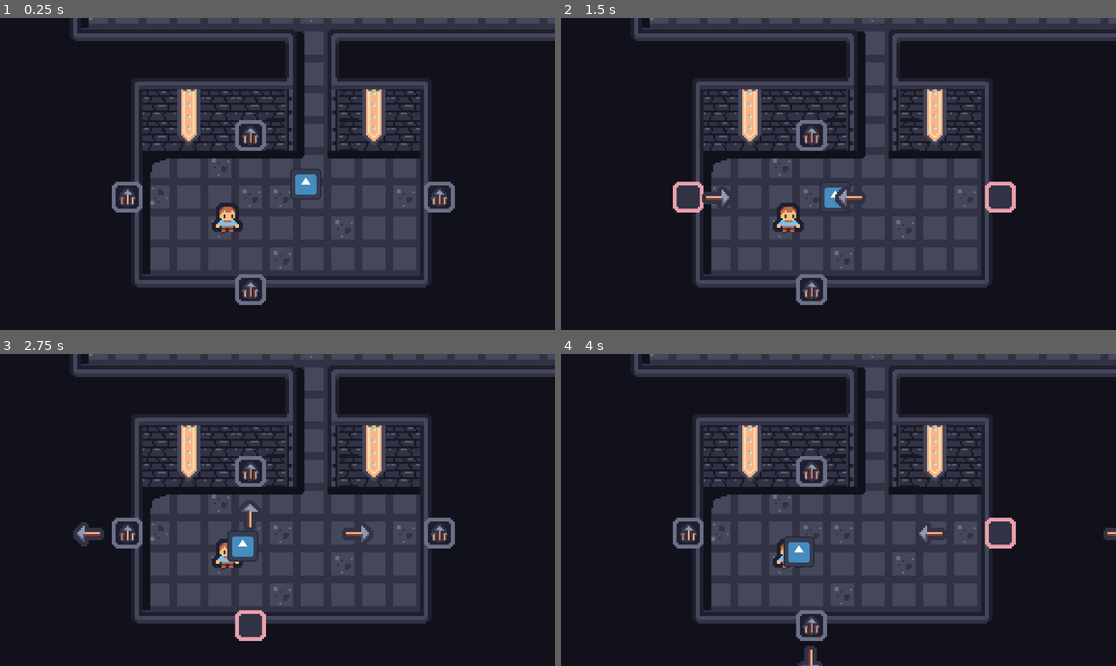
Above: before the commit, frames 1-4 (two rows, left to right).
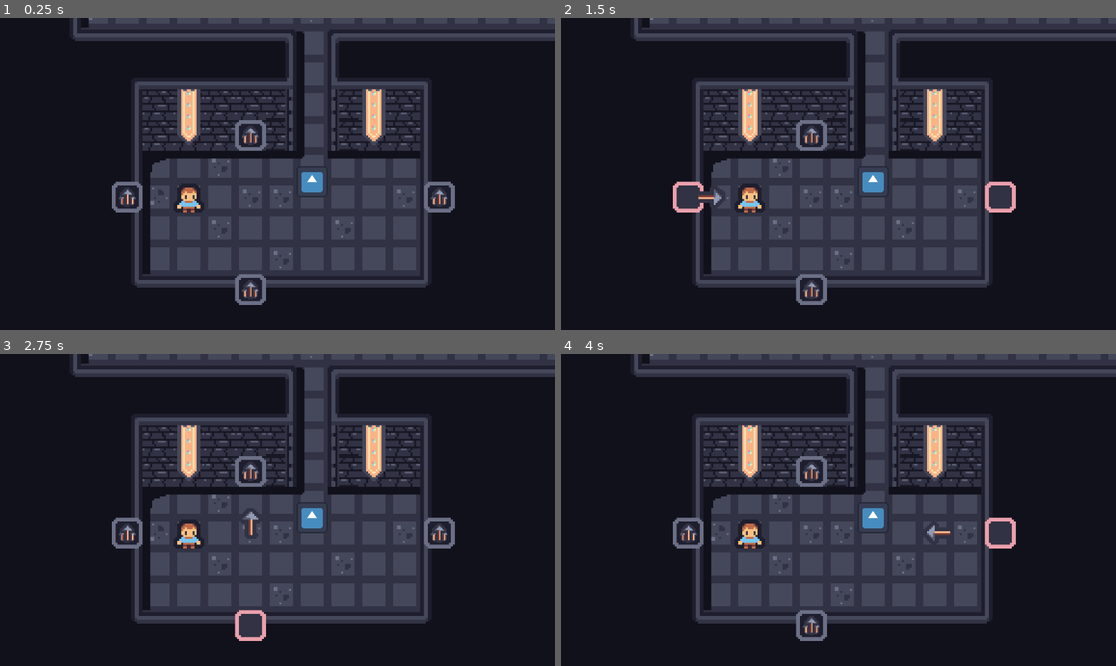
Above: after the commit, the same moments.

Repository: DoubleDotStudios/Shadowkeep
Game: Godot game, scene res://Places/test.tscn
Same seed, same stepped clock (60 frames per second), same inputs: the game is played once before the commit and once after it. This scene is started directly instead of the project's main scene. The engine's default icon, where the game draws it, is replaced by a stand-in: a white triangle on a blue panel in a dark square.
Inputs (mouse positions are in pixels of both pictures, inside the frame that each line leads up to):
- Up to frame 1 (0.25 s): no input
- Up to frame 2 (1.5 s): click (999, 195) at 0.5 s; click (688, 195) at 1.25 s
- Up to frame 3 (2.75 s): click (249, 625) at 2 s
- Up to frame 4 (4 s): click (810, 472) at 2.75 s; click (999, 531) at 3.5 s

The runs differ from the first frame. In frame 1, 1.0% of the frame differs, in the area x 31-59%, y 47-69%; in frame 2, 1.3%; in frame 3, 1.6%, in the area x 13-67%, y 47-69%; in frame 4, 1.4%.

Commit message:
Fixed the health/damage system

Diff:
--- a/Components/DamageComponent.gd
+++ b/Components/DamageComponent.gd
@@ -5,18 +5,19 @@
 @export_enum("Hit", "Hurt") var type = "Hurt"
 @export var damage: int = 0
 
-signal attacked
-signal damaged
+signal attacked()
+signal damaged()
+
 
 func hurt(area: Area2D):
-	health.hp -= area.damage
-	emit_signal("damaged")
+	self.health.hp -= area.damage
+	self.damaged.emit()
 
 func hit(area: Area2D):
-	area.health.hp -= damage
-	emit_signal("attacked")
+	area.health.hp -= self.damage
+	self.attacked.emit()
 
 func _on_area_entered(area: Area2D) -> void:
-	if area.name == "DamageComponent":
-		if type == "Hurt" && area.type == "Hit": hurt(area)
-		elif type == "Hit" && area.type == "Hurt": hit(area)
+	if area.name.contains("DamageComponent"):
+		if self.type == "Hurt" && area.type == "Hit": hurt(area)
+		elif self.type == "Hit" && area.type == "Hurt": hit(area)
--- a/Components/HealthComponent.gd
+++ b/Components/HealthComponent.gd
@@ -5,6 +5,6 @@
 
 signal defeat
 
-func _process(delta: float) -> void:
+func _process(_delta: float) -> void:
 	if hp <= 0:
 		emit_signal("defeat")
--- a/Entities/Adventurer.gd
+++ b/Entities/Adventurer.gd
@@ -137,15 +137,6 @@
 
 
 func _on_damage_component_damaged() -> void:
-	print($"Health Component".hp)
-
-	var timer: Timer = Timer.new()
-	add_child(timer)
-	$CollisionShape2D.set_deferred("disabled", true)
-	$"Damage Component/CollisionShape2D".set_deferred("disabled", true)
-
-	timer.start(1.5)
-	await timer.timeout
-
-	$CollisionShape2D.set_deferred("disabled", false)
-	$"Damage Component/CollisionShape2D".set_deferred("disabled", false)
+	$AnimationTree.active = false
+	$AnimationPlayer.call_deferred("play", "Hit")
+	$AnimationTree.active = true
--- a/Entities/Adventurer.tscn
+++ b/Entities/Adventurer.tscn
@@ -76,6 +76,66 @@
 "update": 0,
 "values": [Vector2(1, 1)]
 }
+tracks/2/type = "value"
+tracks/2/imported = false
+tracks/2/enabled = true
+tracks/2/path = NodePath("CollisionShape2D:disabled")
+tracks/2/interp = 1
+tracks/2/loop_wrap = true
+tracks/2/keys = {
+"times": PackedFloat32Array(0),
+"transitions": PackedFloat32Array(1),
+"update": 1,
+"values": [false]
+}
+tracks/3/type = "value"
+tracks/3/imported = false
+tracks/3/enabled = true
+tracks/3/path = NodePath(".:modulate")
+tracks/3/interp = 1
+tracks/3/loop_wrap = true
+tracks/3/keys = {
+"times": PackedFloat32Array(-0.0333333),
+"transitions": PackedFloat32Array(1),
+"update": 0,
+"values": [Color(1, 1, 1, 1)]
+}
+tracks/4/type = "value"
+tracks/4/imported = false
+tracks/4/enabled = true
+tracks/4/path = NodePath(".:navigating")
+tracks/4/interp = 1
+tracks/4/loop_wrap = true
+tracks/4/keys = {
+"times": PackedFloat32Array(0),
+"transitions": PackedFloat32Array(1),
+"update": 1,
+"values": [false]
+}
+tracks/5/type = "value"
+tracks/5/imported = false
+tracks/5/enabled = true
+tracks/5/path = NodePath("Damage Component:monitoring")
+tracks/5/interp = 1
+tracks/5/loop_wrap = true
+tracks/5/keys = {
+"times": PackedFloat32Array(0),
+"transitions": PackedFloat32Array(1),
+"update": 1,
+"values": [true]
+}
+tracks/6/type = "value"
+tracks/6/imported = false
+tracks/6/enabled = true
+tracks/6/path = NodePath("Damage Component:monitorable")
+tracks/6/interp = 1
+tracks/6/loop_wrap = true
+tracks/6/keys = {
+"times": PackedFloat32Array(0),
+"transitions": PackedFloat32Array(1),
+"update": 1,
+"values": [true]
+}
 
 [sub_resource type="Animation" id="Animation_jnf4m"]
 resource_name = "Run"
@@ -167,8 +227,74 @@
 "values": [Vector2(1, 1)]
 }
 
+[sub_resource type="Animation" id="Animation_ciwps"]
+resource_name = "Hit"
+length = 1.5
+step = 0.25
+tracks/0/type = "value"
+tracks/0/imported = false
+tracks/0/enabled = true
+tracks/0/path = NodePath("CollisionShape2D:disabled")
+tracks/0/interp = 1
+tracks/0/loop_wrap = true
+tracks/0/keys = {
+"times": PackedFloat32Array(0, 1.5),
+"transitions": PackedFloat32Array(1, 1),
+"update": 1,
+"values": [true, false]
+}
+tracks/1/type = "value"
+tracks/1/imported = false
+tracks/1/enabled = true
+tracks/1/path = NodePath(".:modulate")
+tracks/1/interp = 1
+tracks/1/loop_wrap = true
+tracks/1/keys = {
+"times": PackedFloat32Array(0.25, 0.5, 0.75, 1, 1.25, 1.5),
+"transitions": PackedFloat32Array(1, 1, 1, 1, 1, 1),
+"update": 1,
+"values": [Color(1, 1, 1, 0), Color(1, 1, 1, 1), Color(1, 1, 1, 0), Color(1, 1, 1, 1), Color(1, 1, 1, 0), Color(1, 1, 1, 1)]
+}
+tracks/2/type = "value"
+tracks/2/imported = false
+tracks/2/enabled = true
+tracks/2/path = NodePath(".:navigating")
+tracks/2/interp = 1
+tracks/2/loop_wrap = true
+tracks/2/keys = {
+"times": PackedFloat32Array(0, 1.5),
+"transitions": PackedFloat32Array(1, 1),
+"update": 1,
+"values": [false, true]
+}
+tracks/3/type = "value"
+tracks/3/imported = false
+tracks/3/enabled = true
+tracks/3/path = NodePath("Damage Component:monitoring")
+tracks/3/interp = 1
+tracks/3/loop_wrap = true
+tracks/3/keys = {
+"times": PackedFloat32Array(0, 1.5),
+"transitions": PackedFloat32Array(1, 1),
+"update": 1,
+"values": [false, true]
+}
+tracks/4/type = "value"
+tracks/4/imported = false
+tracks/4/enabled = true
+tracks/4/path = NodePath("Damage Component:monitorable")
+tracks/4/interp = 1
+tracks/4/loop_wrap = true
+tracks/4/keys = {
+"times": PackedFloat32Array(0, 1.5),
+"transitions": PackedFloat32Array(1, 1),
+"update": 1,
+"values": [false, true]
+}
+
 [sub_resource type="AnimationLibrary" id="AnimationLibrary_bvv7m"]
 _data = {
+"Hit": SubResource("Animation_ciwps"),
 "Idle": SubResource("Animation_6uvl6"),
 "RESET": SubResource("Animation_vyuh2"),
 "Run": SubResource("Animation_jnf4m"),
@@ -250,7 +376,7 @@
 active = false
 tree_root = SubResource("AnimationNodeBlendSpace1D_k077m")
 anim_player = NodePath("../AnimationPlayer")
-parameters/blend_position = 0.0853122
+parameters/blend_position = 0.3088
 
 [connection signal="body_entered" from="Ranges/Close" to="." method="_on_close_body_entered"]
 [connection signal="body_exited" from="Ranges/Close" to="." method="_on_close_body_exited"]
--- a/Entities/Boss.tscn
+++ b/Entities/Boss.tscn
@@ -13,5 +13,9 @@
 [node name="DamageComponent" type="Area2D" parent="."]
 script = ExtResource("2_275vi")
 
+[node name="DamageComponent2" type="Area2D" parent="." node_paths=PackedStringArray("health")]
+script = ExtResource("2_275vi")
+health = NodePath("../HealthComponent")
+
 [node name="HealthComponent" type="Node" parent="."]
 script = ExtResource("3_cb4h3")
--- a/Entities/Wizard.gd
+++ b/Entities/Wizard.gd
@@ -8,38 +8,38 @@
 	nav.target_position = adventurer.global_position
 	self.state = State.Chase
 
-func _process(delta: float) -> void:
-	if self.state == State.Defeat:
-		queue_free()
-
-	if self.state == State.Chase:
-		coll.set_deferred("disabled", false)
-
-		var currPos: Vector2 = global_position
-		var nextPos: Vector2 = nav.get_next_path_position()
-
-		nav.target_position = adventurer.global_position
-
-		velocity = currPos.direction_to(nextPos) * speed * delta
-
-		move_and_slide()
-	elif self.state == State.Wait:
-		coll.set_deferred("disabled", true)
-		nav.target_position = Vector2.ZERO
-	elif self.state == State.Hit:
-		if nav.target_reached:
-			self.state = State.Chase
-
-		coll.set_deferred("disabled", true)
-		$DamageComponent/AreaShape.set_deferred("disabled", true)
-		runAway()
-
-		var currPos: Vector2 = global_position
-		var nextPos: Vector2 = nav.get_next_path_position()
-
-		velocity = currPos.direction_to(nextPos) * speed * delta
-
-		move_and_slide()
+#func _physics_process(delta: float) -> void:
+	#if self.state == State.Defeat:
+		#queue_free()
+	#
+	#if self.state == State.Chase:
+		#coll.set_deferred("disabled", false)
+		#
+		#var currPos: Vector2 = global_position
+		#var nextPos: Vector2 = nav.get_next_path_position()
+		#
+		#nav.target_position = adventurer.global_position
+		#
+		#velocity = currPos.direction_to(nextPos) * speed * delta
+		#
+		#move_and_slide()
+	#elif self.state == State.Wait:
+		#coll.set_deferred("disabled", true)
+		#nav.target_position = Vector2.ZERO
+	#elif self.state == State.Hit:
+		#if nav.target_reached:
+			#self.state = State.Chase
+		#
+		#coll.set_deferred("disabled", true)
+		#$DamageComponent/AreaShape.set_deferred("disabled", true)
+		#runAway()
+		#
+		#var currPos: Vector2 = global_position
+		#var nextPos: Vector2 = nav.get_next_path_position()
+		#
+		#velocity = currPos.direction_to(nextPos) * speed * delta
+		#
+		#move_and_slide()
 
 func _on_damage_component_attacked() -> void:
 	self.state = State.Hit
@@ -55,3 +55,7 @@
 
 func _on_health_component_defeat() -> void:
 	self.state = State.Defeat
+
+
+func _on_damage_component_2_damaged() -> void:
+	queue_free()
--- a/Entities/Wizard.tscn
+++ b/Entities/Wizard.tscn
@@ -10,6 +10,9 @@
 [sub_resource type="RectangleShape2D" id="RectangleShape2D_ahyx5"]
 size = Vector2(18, 18)
 
+[sub_resource type="RectangleShape2D" id="RectangleShape2D_lcwqr"]
+size = Vector2(16, 16)
+
 [node name="Wizard" instance=ExtResource("1_ijnu1")]
 script = ExtResource("2_5dpy4")
 
@@ -20,16 +23,19 @@
 [node name="CollisionShape2D" type="CollisionShape2D" parent="." index="1"]
 shape = SubResource("RectangleShape2D_0l82c")
 
-[node name="DamageComponent" parent="." index="3" node_paths=PackedStringArray("health")]
-health = NodePath("../HealthComponent")
+[node name="DamageComponent" parent="." index="3"]
 type = "Hit"
 damage = 1
 
 [node name="AreaShape" type="CollisionShape2D" parent="DamageComponent" index="0"]
 shape = SubResource("RectangleShape2D_ahyx5")
 
-[node name="HealthComponent" parent="." index="4"]
+[node name="CollisionShape2D" type="CollisionShape2D" parent="DamageComponent2" index="0"]
+shape = SubResource("RectangleShape2D_lcwqr")
+
+[node name="HealthComponent" parent="." index="5"]
 hp = 10
 
 [connection signal="attacked" from="DamageComponent" to="." method="_on_damage_component_attacked"]
+[connection signal="damaged" from="DamageComponent2" to="." method="_on_damage_component_2_damaged"]
 [connection signal="defeat" from="HealthComponent" to="." method="_on_health_component_defeat"]
--- a/Places/Dungeon.tscn
+++ b/Places/Dungeon.tscn
@@ -389,6 +389,7 @@
 navigation_polygon = SubResource("NavigationPolygon_qchly")
 
 [node name="Adventurer" parent="." instance=ExtResource("3_prfqs")]
+modulate = Color(1, 1, 1, 1)
 position = Vector2(-8, 8)
 speed_mod = 1.35
 
--- a/Places/test.tscn
+++ b/Places/test.tscn
@@ -94,7 +94,7 @@
 metadata/_edit_lock_ = true
 
 [node name="Adventurer" parent="." node_paths=PackedStringArray("area") instance=ExtResource("2_ns6fk")]
-position = Vector2(60, 66)
+position = Vector2(40, 56)
 area = NodePath("../NavigationRegion2D")
 
 [node name="NavigationRegion2D" type="NavigationRegion2D" parent="."]
--- a/UI/Traps/Arrow.gd
+++ b/UI/Traps/Arrow.gd
@@ -4,20 +4,40 @@
 var speed: int = 5000
 var damage: int = 2
 
+var usable = false
+
 func _ready() -> void:
 	$DamageComponent.damage = damage
 
 	match direction:
-		Vector2(0, -1): $Sprite2D.rotation_degrees = 90 #Up
-		Vector2(1, 0): $Sprite2D.flip_h = true #Right
+		Vector2(0, -1): rotation_degrees = 90 #Up
+		Vector2(1, 0): rotation_degrees = 180 #Right
 		Vector2(0, 1):  #Down
-			$Sprite2D.rotation_degrees = -90
+			rotation_degrees = -90
 			$Sprite2D.flip_v = true
 
-func _process(delta: float) -> void:
+func _physics_process(delta: float) -> void:
 	velocity = speed * direction * delta
 
 	move_and_slide()
 
+	if !usable:
+		var timer = Timer.new()
+		add_child(timer)
+
+		timer.start(0.15)
+		await timer.timeout
+
+		usable = true
+		$DamageComponent.monitoring = true
+		timer.queue_free()
+
 func _on_visible_on_screen_notifier_2d_screen_exited() -> void:
 	queue_free()
+
+func _on_damage_component_attacked() -> void:
+	queue_free()
+
+func _on_damage_component_body_entered(body: Node2D) -> void:
+	if body.name == "Adventurer" || body.get_class() == "TileMapLayer":
+		queue_free()
--- a/UI/Traps/Arrow.tscn
+++ b/UI/Traps/Arrow.tscn
@@ -1,35 +1,35 @@
 [gd_scene load_steps=5 format=3 uid="uid://d33ybn7vb0odk"]
 
 [ext_resource type="Script" path="res://UI/Traps/Arrow.gd" id="1_obmpe"]
-[ext_resource type="Script" path="res://Components/DamageComponent.gd" id="1_wum1x"]
 [ext_resource type="Texture2D" uid="uid://popx14p3yawe" path="res://Assets/Booby Traps.png" id="2_3ybgk"]
+[ext_resource type="PackedScene" uid="uid://cjeq3cu7owbp3" path="res://Components/Damage Component.tscn" id="3_cnkw4"]
 
 [sub_resource type="RectangleShape2D" id="RectangleShape2D_a8fyh"]
-size = Vector2(8, 13)
+size = Vector2(8, 12)
 
 [node name="Arrow" type="CharacterBody2D"]
-position = Vector2(0, 0.5)
 script = ExtResource("1_obmpe")
 metadata/_edit_group_ = true
 
 [node name="Sprite2D" type="Sprite2D" parent="."]
-position = Vector2(0, 2.38419e-07)
-scale = Vector2(1, 1.06667)
+position = Vector2(4, -2.38418e-07)
 texture = ExtResource("2_3ybgk")
 region_enabled = true
-region_rect = Rect2(0, 0, 16, 15)
+region_rect = Rect2(0, 0, 16, 16)
 
-[node name="DamageComponent" type="Area2D" parent="."]
-script = ExtResource("1_wum1x")
+[node name="VisibleOnScreenNotifier2D" type="VisibleOnScreenNotifier2D" parent="."]
+position = Vector2(4, -4.76837e-07)
+scale = Vector2(0.8, 0.6)
+
+[node name="DamageComponent" parent="." instance=ExtResource("3_cnkw4")]
+monitoring = false
 type = "Hit"
 damage = 2
 
 [node name="CollisionShape2D" type="CollisionShape2D" parent="DamageComponent"]
-position = Vector2(-4, 0.5)
+position = Vector2(0, -4.76837e-07)
 shape = SubResource("RectangleShape2D_a8fyh")
 
-[node name="VisibleOnScreenNotifier2D" type="VisibleOnScreenNotifier2D" parent="."]
-position = Vector2(0, 0.5)
-scale = Vector2(0.8, 0.65)
-
 [connection signal="screen_exited" from="VisibleOnScreenNotifier2D" to="." method="_on_visible_on_screen_notifier_2d_screen_exited"]
+[connection signal="attacked" from="DamageComponent" to="." method="_on_damage_component_attacked"]
+[connection signal="body_entered" from="DamageComponent" to="." method="_on_damage_component_body_entered"]
--- a/UI/Traps/ArrowButton.gd
+++ b/UI/Traps/ArrowButton.gd
@@ -18,7 +18,7 @@
 func _ready() -> void:
 	dir = directionToVec(direction)
 
-func directionToVec(dir: Direction):
+func directionToVec(direction: Direction):
 	match direction:
 		Direction.Up: return Vector2(0, -1)
 		Direction.Left: return Vector2(-1, 0)
@@ -42,4 +42,5 @@
 		await timer.timeout
 		$Disabled.visible = false
 
+		timer.queue_free()
 		usable = true
--- a/project.godot
+++ b/project.godot
@@ -10,7 +10,7 @@
 
 [application]
 
-config/name="[NAME]"
+config/name="Shadowkeep"
 run/main_scene="res://Places/Dungeon.tscn"
 config/features=PackedStringArray("4.3", "GL Compatibility")
 config/icon="res://icon.svg"
Not shown: 1 places in Entities/Adventurer.tscn that only renumber resources
Not shown: 1 places in Entities/Wizard.tscn that only renumber resources
